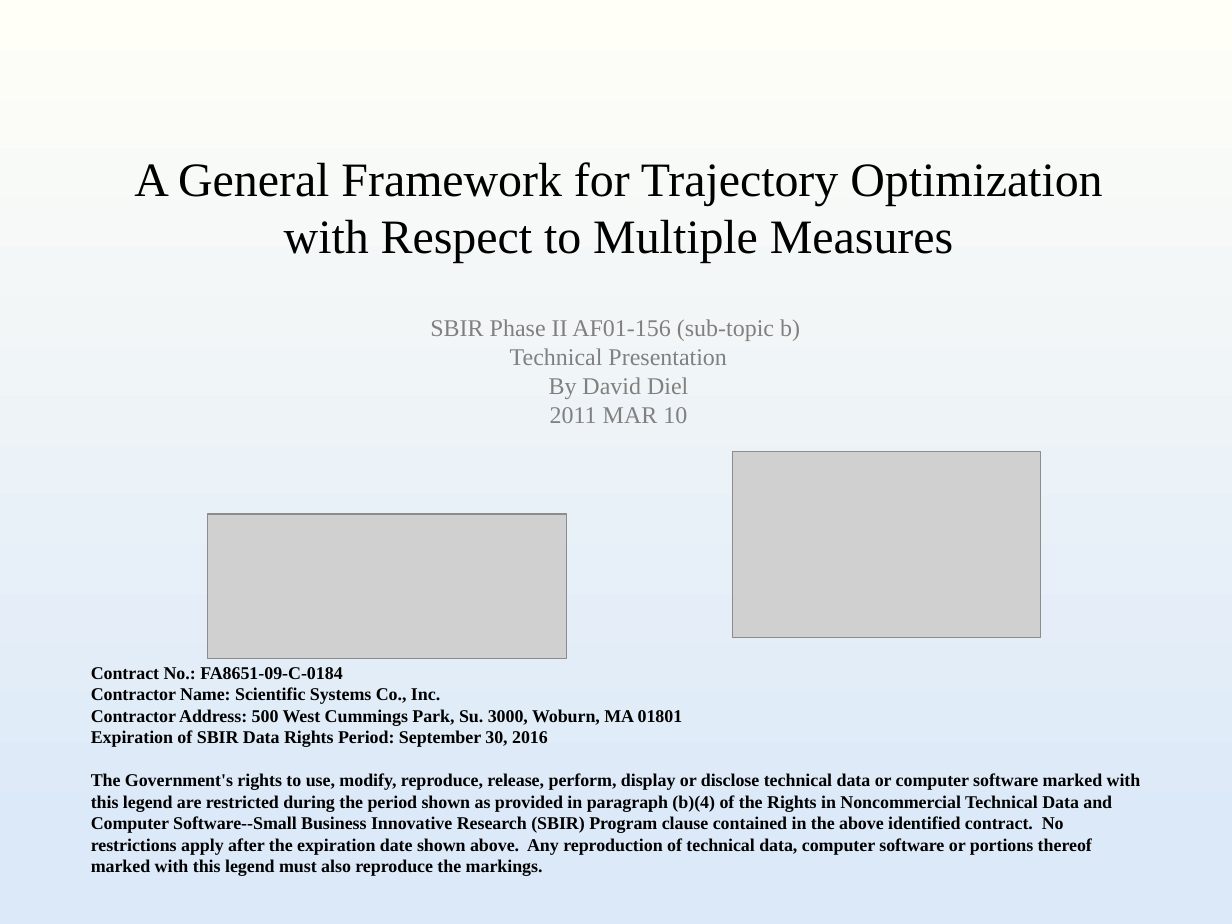
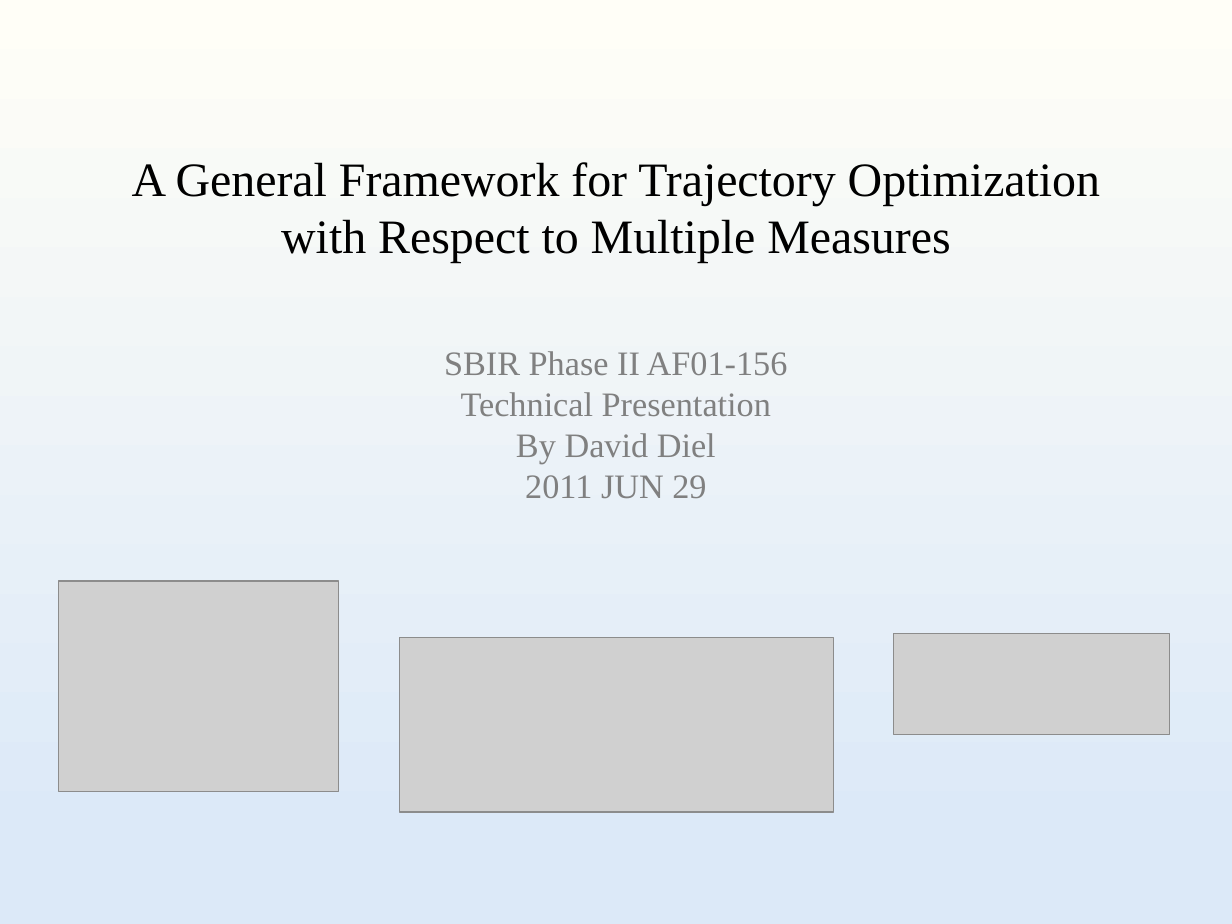
Before and after one commit to dddvision/functionalnavigation, a slide deck: slide 1 of docs/JNC2011/presentation.pptx. Drawn at 1232x924 pixels with LibreOffice and Linux fonts; fonts in the diff are those of the drawing; grey boxes stand for pictures. Boxes give left, top, right and bottom in pixels: in the first picture for what was removed or moved away, otherwise in the second. Text is boxed around its words. In the diff, an @@ line names an element or a change of style, - is before the commit and + after.

```diff
--- a/docs/JNC2011/presentation.pptx
+++ b/docs/JNC2011/presentation.pptx
@@ text at (444,351,788,498): text changed; size 14 to 20 pt @@
-SBIR Phase II AF01-156 (sub-topic b)
-Technical Presentation
-By David Diel
-2011 MAR 10
+SBIR Phase II AF01-156
+Technical Presentation
+By David Diel
+2011 JUN 29
@@ picture removed at (732,452,1040,638) @@
@@ picture added at (58,582,339,792) @@
@@ picture: place and size @@
-picture at (207,514,567,658)
+picture at (399,638,833,813)
@@ picture added at (894,633,1170,734) @@
@@ text removed at (91,667,1141,876) @@
-Contract No.: FA8651-09-C-0184
-Contractor Name: Scientific Systems Co., Inc.
-Contractor Address: 500 West Cummings Park, Su. 3000, Woburn, MA 01801
-Expiration of SBIR Data Rights Period: September 30, 2016
-The Government's rights to use, modify, reproduce, release, perform, display or disclose technical data or computer software marked with this legend are restricted during the period shown as provided in paragraph (b)(4) of the Rights in Noncommercial Technical Data and Computer Software--Small Business Innovative Research (SBIR) Program clause contained in the above identified contract. No restrictions apply after the expiration date shown above. Any reproduction of technical data, computer software or portions thereof marked with this legend must also reproduce the markings.
```
Also in this commit, not shown: 13 other slides changed, 2 slides added, 4 slides removed.
